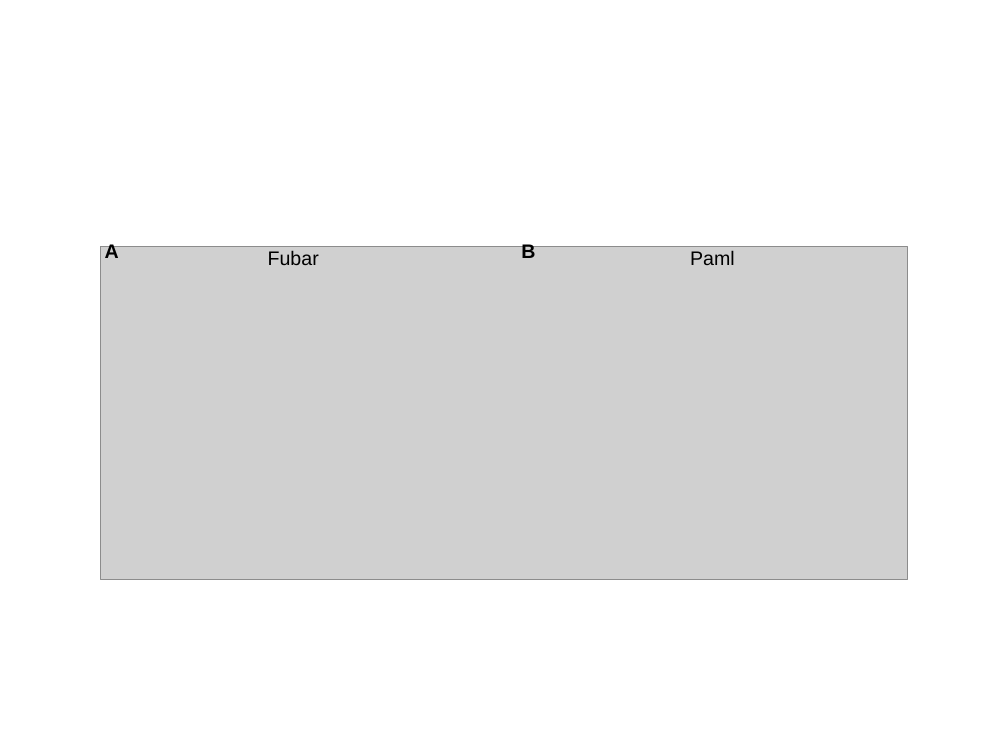
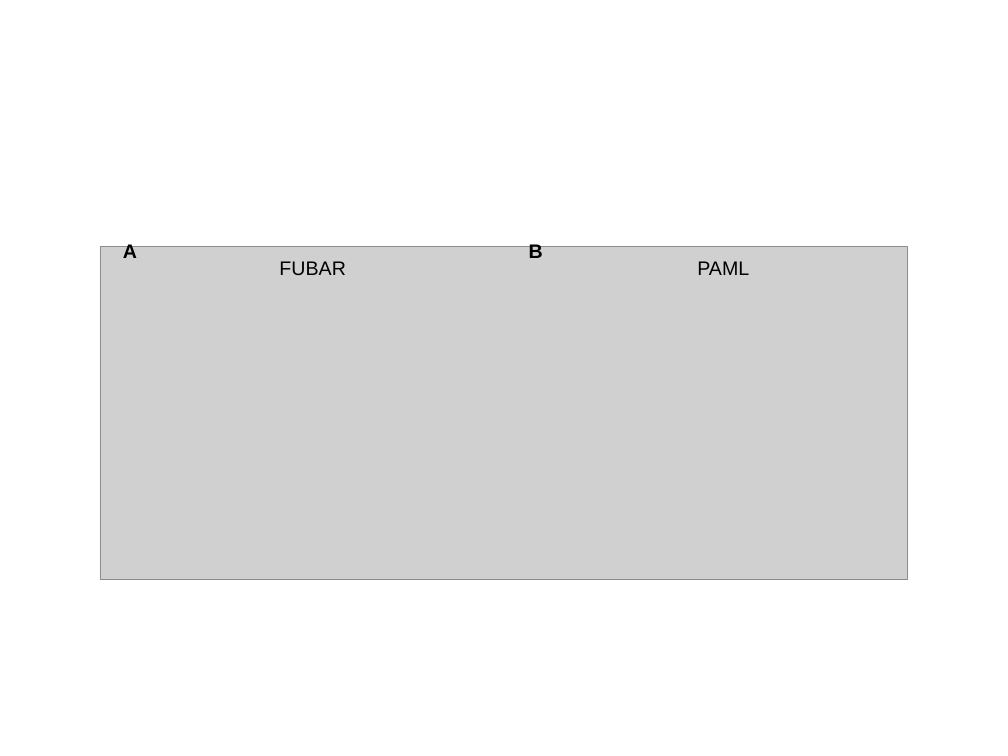
Before and after one commit to sjspielman/alignment_filtering, a slide deck: slide 4 of analysis/Rcode_plots/edit_figures.pptx. Drawn at 1008x756 pixels with LibreOffice and Linux fonts; fonts in the diff are those of the drawing; grey boxes stand for pictures. Boxes give left, top, right and bottom in pixels: in the first picture for what was removed or moved away, otherwise in the second. Text is boxed around its words. In the diff, an @@ line names an element or a change of style, - is before the commit and + after.

```diff
--- a/analysis/Rcode_plots/edit_figures.pptx
+++ b/analysis/Rcode_plots/edit_figures.pptx
@@ text "A B" rewrapped from (105,243,535,258) to (123,243,543,258) @@
@@ text at (279,261,345,275): text changed @@
-Fubar
+FUBAR
@@ text at (697,261,749,275): text changed @@
-Paml
+PAML
```
Also in this commit, not shown: 3 other slides changed, 6 other files.
